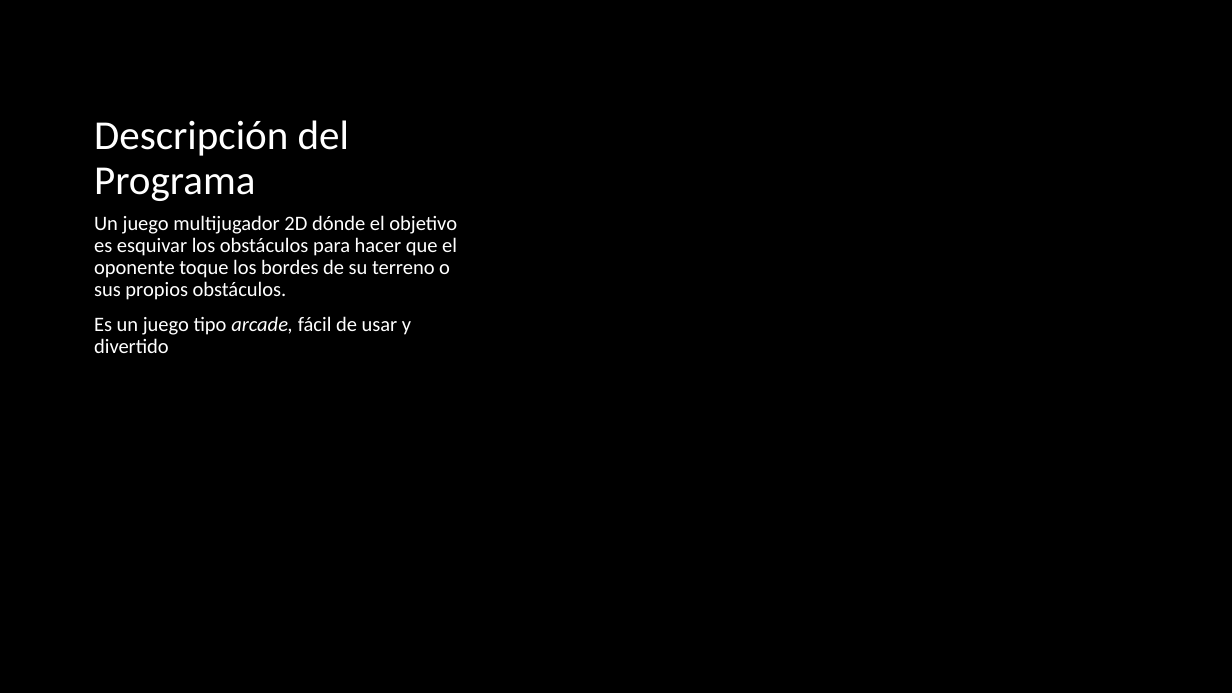
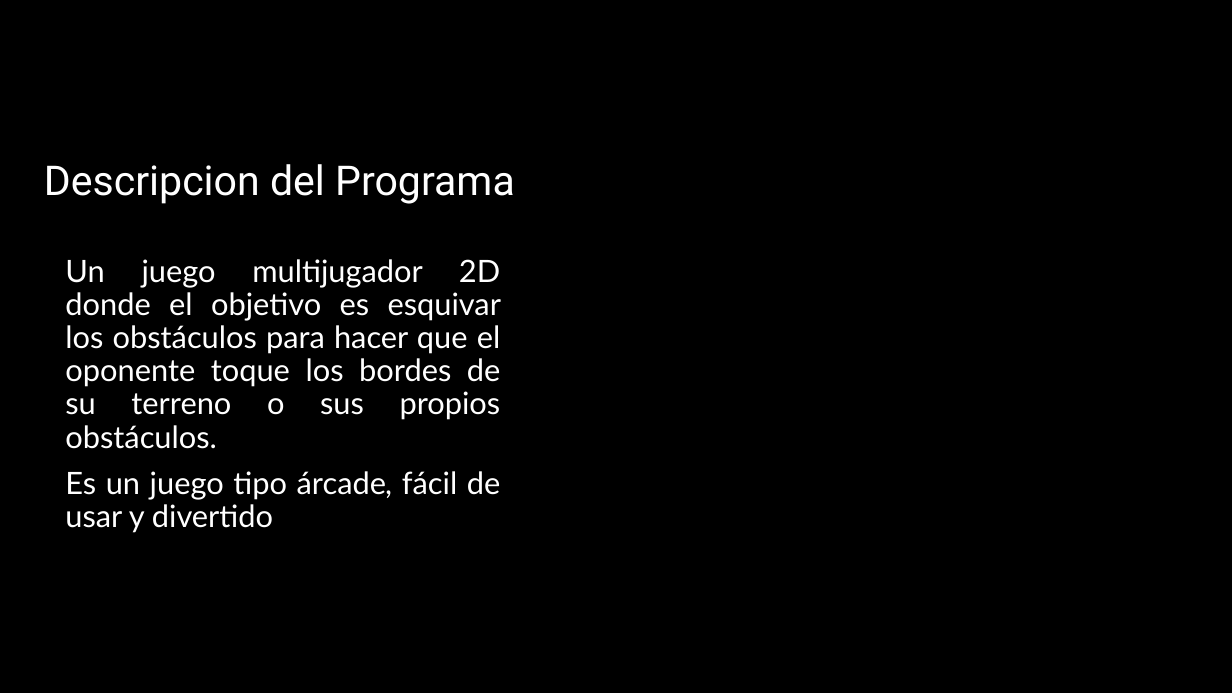
Before and after one commit to marianasrvg/POO_Fall2016, a slide deck: slide 2 of Inserte nombre aquí-.pptx. Drawn at 1232x693 pixels with LibreOffice and Linux fonts; fonts in the diff are those of the drawing. Boxes give left, top, right and bottom in pixels: in the first picture for what was removed or moved away, otherwise in the second. Text is boxed around its words. In the diff, an @@ line names an element or a change of style, - is before the commit and + after.

```diff
--- a/Inserte nombre aquí-.pptx
+++ b/Inserte nombre aquí-.pptx
@@ title at (44, 164, 515, 204): text changed; font Calibri to Roboto @@
-Descripción del Programa
+Descripcion del Programa
@@ text at (65, 259, 501, 533): text changed; size 16 to 24 pt; font Calibri to Lato @@
-Un juego multijugador 2D dónde el objetivo es esquivar los obstáculos para hacer que el oponente toque los bordes de su terreno o sus propios obstáculos.
-Es un juego tipo arcade, fácil de usar y divertido
+Un juego multijugador 2D donde el objetivo es esquivar los obstáculos para hacer que el oponente toque los bordes de su terreno o sus propios obstáculos.
+Es un juego tipo árcade, fácil de usar y divertido
```
Also in this commit, not shown: 3 other slides changed, 1 slide added.
